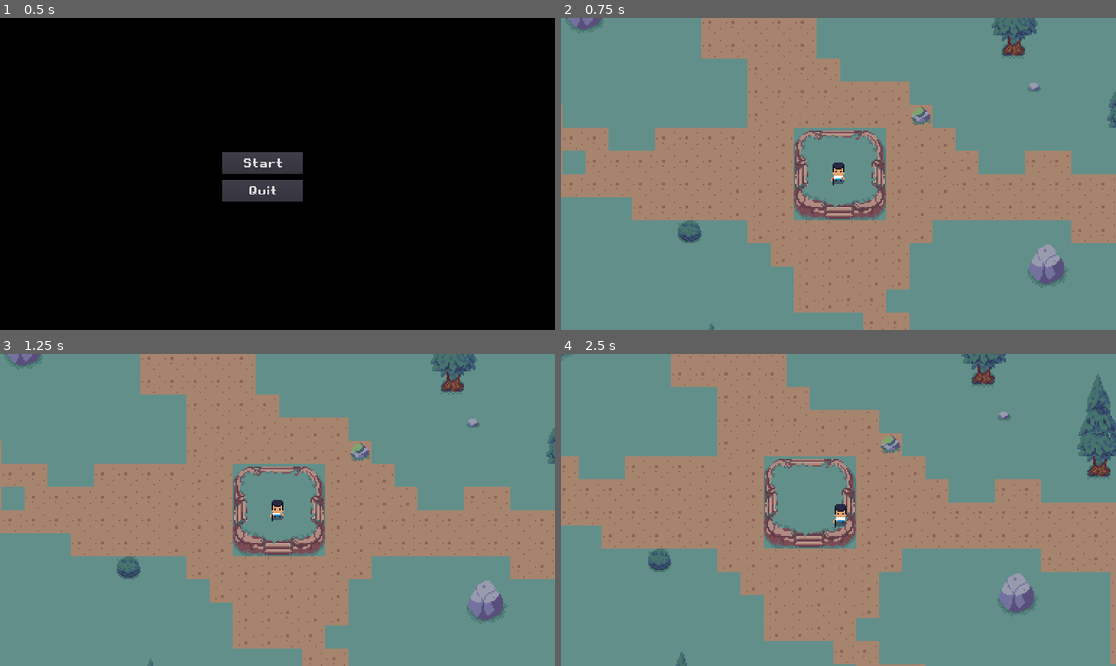
Above: before the commit, frames 1-4 (two rows, left to right).
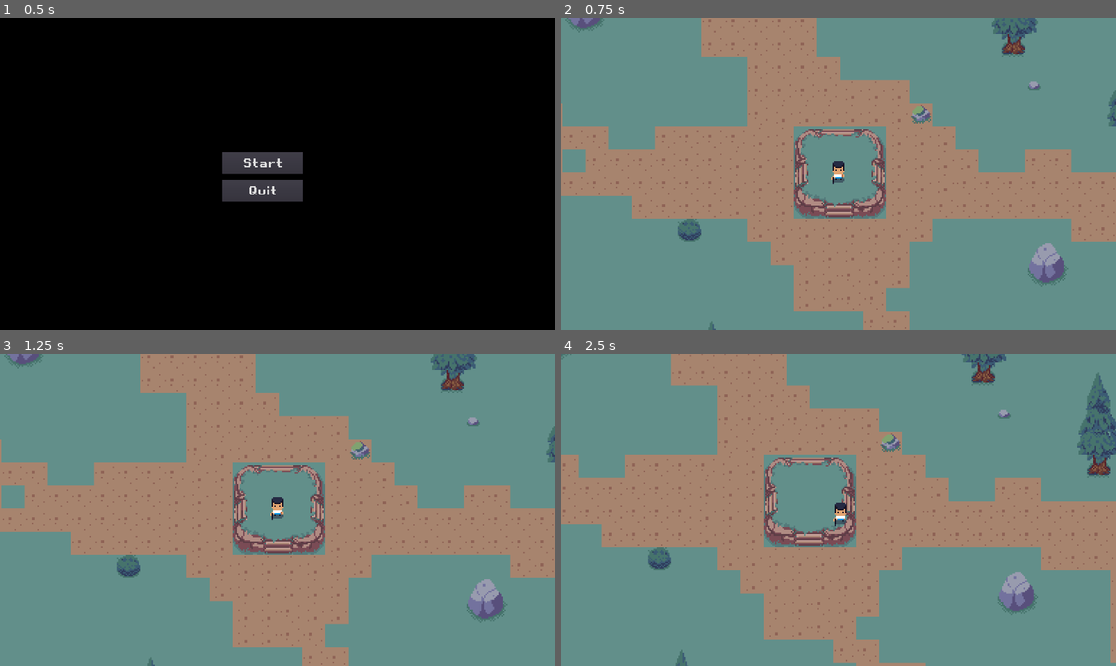
Above: after the commit, the same moments.

Repository: 0livierB3rgeron/Zoom_Apocalypse
Game: Godot game, scene res://scenes/Menu.tscn
The game is run twice, just before and just after one commit, with the same random seed, the same clock (stepped at 60 frames per second) and the same inputs.
Inputs (mouse positions are in pixels of both pictures, inside the frame that each line leads up to):
- Up to frame 1 (0.5 s): no input
- Up to frame 2 (0.75 s): click "Start" at 0.5 s
- Up to frame 3 (1.25 s): no input
- Up to frame 4 (2.5 s): move the mouse to (960, 494) at 1.27 s; press the mouse at (960, 494) at 1.28 s; hold D (move_right) 1.28-2.03 s; move the mouse to (727, 525) at 2.02 s; release the mouse at (727, 525) at 2.03 s; hold S (move_down) from 2.03 s (still down); click (727, 525) at 2.1 s

Frame 1 is identical in both runs. In frame 2, 4.6% of the frame differs, in the area x 0-100%, y 0-100%; in frame 3, 4.6%; in frame 4, 4.9%.

Commit message:
Damage sur le Joueur Mort du Slime sur degat sur le joueurs

Diff:
--- a/scenes/player.tscn
+++ b/scenes/player.tscn
@@ -59,7 +59,7 @@
 "frames": [ ExtResource( 52 ), ExtResource( 50 ), ExtResource( 49 ), ExtResource( 51 ) ],
 "loop": true,
 "name": "dead",
-"speed": 5.0
+"speed": 3.0
 }, {
 "frames": [ ExtResource( 9 ), ExtResource( 14 ), ExtResource( 7 ), ExtResource( 8 ) ],
 "loop": true,
@@ -123,7 +123,11 @@
 } ]
 
 [sub_resource type="RectangleShape2D" id=2]
-extents = Vector2( 5.5, 4.25 )
+extents = Vector2( 3, 2.125 )
+
+[sub_resource type="CapsuleShape2D" id=3]
+radius = 4.0
+height = 6.0
 
 [node name="Player" type="KinematicBody2D"]
 input_pickable = true
@@ -133,13 +137,15 @@
 [node name="AnimatedSprite" type="AnimatedSprite" parent="."]
 frames = SubResource( 1 )
 animation = "idle_down"
-frame = 2
+frame = 3
 playing = true
 
-[node name="CollisionShape2D" type="CollisionShape2D" parent="."]
+[node name="PlayerCollision" type="CollisionShape2D" parent="."]
+position = Vector2( 0, 3.125 )
 shape = SubResource( 2 )
 
 [node name="Camera2D" type="Camera2D" parent="."]
+position = Vector2( 0, 1 )
 current = true
 zoom = Vector2( 0.2, 0.2 )
 smoothing_enabled = true
@@ -150,3 +156,11 @@
 [node name="Death_timer" type="Timer" parent="."]
 wait_time = 2.0
 one_shot = true
+
+[node name="HitBox" type="Area2D" parent="."]
+
+[node name="CollisionPlayer" type="CollisionShape2D" parent="HitBox"]
+position = Vector2( 0, 1 )
+shape = SubResource( 3 )
+
+[connection signal="body_entered" from="HitBox" to="." method="_on_HitBox_body_entered"]
--- a/scripts/Player.gd
+++ b/scripts/Player.gd
@@ -1,5 +1,6 @@
 extends KinematicBody2D
 #Valeurs pour les mouvement du joueur
+
 export var speed = 30
 export var friction = 0.18
 export var acceleration = 0.1
@@ -7,6 +8,8 @@
 
 
 var alive = true
+var hp = 3
+
 var velocity = Vector2()
 var current_animation = "idle_down"
 
@@ -21,6 +24,8 @@
 func _physics_process(_delta):
 	var direction = get_input()
 	deplacer_personnage(direction)
+	if hp <=0:
+		_Death()
 
 #Change aussi l'animation dependament de ce que le joueurs utilise comme mouvement
 func get_input():
@@ -37,7 +42,7 @@
 	if Input.is_action_pressed('move_up'):
 		input.y -= 1
 		animated_body.play("walk_up")
-	if Input.is_action_pressed("fire") && attack_cooldown.is_stopped():
+	if Input.is_action_pressed("fire") && attack_cooldown.is_stopped() && alive:
 		_fire()
 		attack_cooldown.start(atk_speed)
 	return input
@@ -57,10 +62,15 @@
 	var direction = get_local_mouse_position().normalized()
 	bullet.set_direction(direction)
 
-
-
 func _Death():
+	alive = false
 	animated_body.frames.set_animation_loop("dead",false)
 	speed=0
 	death_timer.start()
 	animated_body.play("dead")
+
+func _on_HitBox_body_entered(body):
+	if body.name == 'Slime':
+		hp= hp-1
+		body._Death()
+	print(hp)
Not shown: 1 places in scenes/player.tscn that only renumber resources
